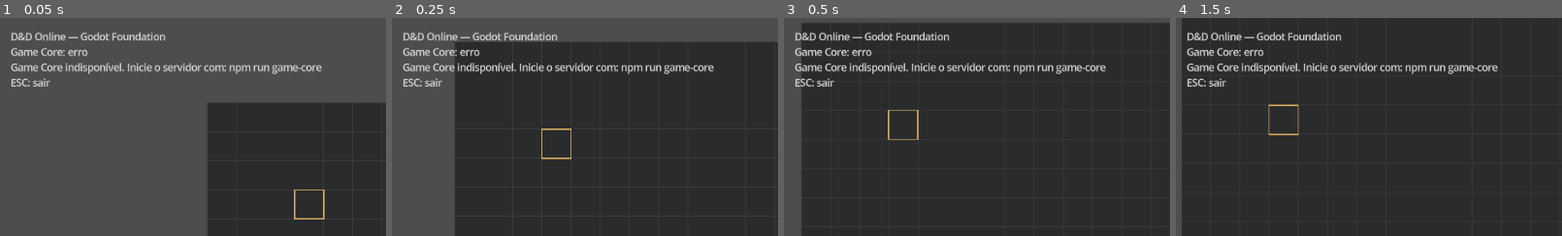
Above: before the commit, frames 1-4 (left to right).
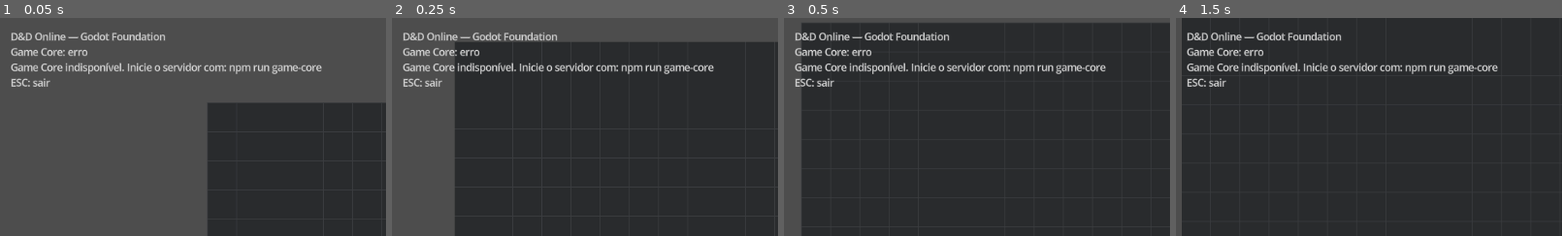
Above: after the commit, the same moments.

Repository: wchichura-maker/dnd
Game: Godot game, scene res://scenes/Main.tscn
The game is run twice, just before and just after one commit, with the same random seed, the same clock (stepped at 60 frames per second) and the same inputs.
Inputs (mouse positions are % of the whole screen's width and height, from its top left):
- Up to frame 1 (0.05 s): no input
- Up to frame 2 (0.25 s): no input
- Up to frame 3 (0.5 s): no input
- Up to frame 4 (1.5 s): tap Enter at 0.5 s; move the mouse to (72, 45) at 0.52 s; click (72, 45) at 0.67 s; tap Space at 1.25 s; move the mouse to (30, 55) at 1.27 s; click (30, 55) at 1.42 s
The pictures show only the part of the screen within x 0-50%, y 0-50%; the shares and areas given below are measured in that part.

The runs differ from the first frame. In frame 1, 0.2% of the frame differs, in the area x 76-85%, y 78-93%; in frame 2, 0.2%; in frame 3, 0.2%; in frame 4, 0.3%, in the area x 23-32%, y 39-54%.

Commit message:
godot: synchronize all authoritative entities

Diff:
--- a/godot/scripts/Main.gd
+++ b/godot/scripts/Main.gd
@@ -4,6 +4,7 @@
 ## Rendering and input stay in Godot; rules and state authority stay in TypeScript Game Core.
 
 const TILE_SIZE: float = 48.0
+const PLAYER_ID: String = "player-01"
 
 var map_size: Vector2i = Vector2i(26, 16)
 var blocked_tiles: Dictionary[Vector2i, bool] = {}
@@ -11,6 +12,7 @@
 var player: PlayerController
 var movement_controller: GridMovementController
 var game_core: GameCoreClient
+var entity_nodes: Dictionary[String, Node2D] = {}
 
 func _ready() -> void:
 	adapter = GameEntityAdapter.new()
@@ -25,6 +27,8 @@
 	movement_controller.configure(player, game_core)
 	game_core.state_received.connect(_on_core_state_received)
 	game_core.transport_error.connect(_on_transport_error)
+
+	entity_nodes[PLAYER_ID] = player
 
 	_set_debug_status("D&D Online — Godot Foundation\nGame Core: conectando...\nClique em uma casa para mover\nESC: sair")
 	game_core.request_state()
@@ -79,41 +83,86 @@
 	if not entities_variant is Array:
 		return
 
+	var active_ids: Dictionary[String, bool] = {}
+
 	for entity_variant in entities_variant as Array:
 		if not entity_variant is Dictionary:
 			continue
 
 		var entity: Dictionary = entity_variant
-		if str(entity.get("id", "")) != "player-01":
-			continue
-
-		var position_variant: Variant = entity.get("position", {})
-		if not position_variant is Dictionary:
-			return
-
-		var position: Dictionary = position_variant
-		var grid_position: Vector2i = Vector2i(
-			int(position.get("x", 3)),
-			int(position.get("y", 3))
-		)
-
-		player.grid_position = grid_position
-		if not player.is_moving:
-			player.position = Vector2(grid_position) * TILE_SIZE + Vector2.ONE * (TILE_SIZE * 0.5)
-
-		var snapshot: EntitySnapshot = EntitySnapshot.from_dictionary({
-			"id": str(entity.get("id", "player-01")),
-			"name": str(entity.get("name", "Kael")),
-			"type": str(entity.get("type", "PLAYER")),
-			"x": grid_position.x,
-			"y": grid_position.y,
-			"hp": int(entity.get("hp", 0)),
-			"maxHp": int(entity.get("maxHp", 0)),
-			"movement": int(entity.get("movement", 0)),
-		})
-
-		adapter.bind_entity(player, snapshot)
-		return
+		var entity_id: String = str(entity.get("id", ""))
+		if entity_id.is_empty():
+			continue
+
+		var node: Node2D = _get_or_create_entity_node(entity_id, str(entity.get("type", "NPC")))
+		if node == null:
+			continue
+
+		active_ids[entity_id] = true
+		var snapshot: EntitySnapshot = _create_entity_snapshot(entity)
+
+		if entity_id == PLAYER_ID:
+			player.grid_position = snapshot.grid_position
+			if not player.is_moving:
+				player.position = _grid_to_world(snapshot.grid_position)
+
+		adapter.bind_entity(node, snapshot)
+
+	_cleanup_removed_entities(active_ids)
+
+func _create_entity_snapshot(entity: Dictionary) -> EntitySnapshot:
+	var position_variant: Variant = entity.get("position", {})
+	var position: Dictionary = position_variant as Dictionary
+	var grid_position: Vector2i = Vector2i(
+		int(position.get("x", 0)),
+		int(position.get("y", 0))
+	)
+
+	return EntitySnapshot.from_dictionary({
+		"id": str(entity.get("id", "")),
+		"name": str(entity.get("name", "")),
+		"type": str(entity.get("type", "NPC")),
+		"x": grid_position.x,
+		"y": grid_position.y,
+		"hp": int(entity.get("hp", 0)),
+		"maxHp": int(entity.get("maxHp", 0)),
+		"armorClass": int(entity.get("armorClass", 10)),
+		"movement": int(entity.get("movement", 0)),
+	})
+
+func _get_or_create_entity_node(entity_id: String, entity_type: String) -> Node2D:
+	if entity_nodes.has(entity_id):
+		return entity_nodes[entity_id] as Node2D
+
+	var node: Node2D = Node2D.new()
+	node.name = "Entity_%s" % entity_id
+	add_child(node)
+	entity_nodes[entity_id] = node
+
+	if entity_type == "PLAYER":
+		node.queue_free()
+		entity_nodes.erase(entity_id)
+		return null
+
+	return node
+
+func _cleanup_removed_entities(active_ids: Dictionary[String, bool]) -> void:
+	var ids_to_remove: Array[String] = []
+
+	for entity_id in entity_nodes.keys():
+		if entity_id == PLAYER_ID:
+			continue
+		if not active_ids.has(entity_id):
+			ids_to_remove.append(entity_id)
+
+	for entity_id in ids_to_remove:
+		var node: Node2D = entity_nodes[entity_id] as Node2D
+		if is_instance_valid(node):
+			node.queue_free()
+		entity_nodes.erase(entity_id)
+
+func _grid_to_world(grid_position: Vector2i) -> Vector2:
+	return Vector2(grid_position) * TILE_SIZE + Vector2.ONE * (TILE_SIZE * 0.5)
 
 func _on_transport_error(message: String) -> void:
 	_set_debug_status("D&D Online — Godot Foundation\nGame Core: erro\n%s\nESC: sair" % message)
@@ -154,9 +203,3 @@
 					Color("45474a"),
 					2.0
 				)
-
-	var spawn_rect: Rect2 = Rect2(
-		Vector2(3, 3) * TILE_SIZE,
-		Vector2.ONE * TILE_SIZE
-	)
-	draw_rect(spawn_rect, Color("d0a85c"), false, 2.0)
